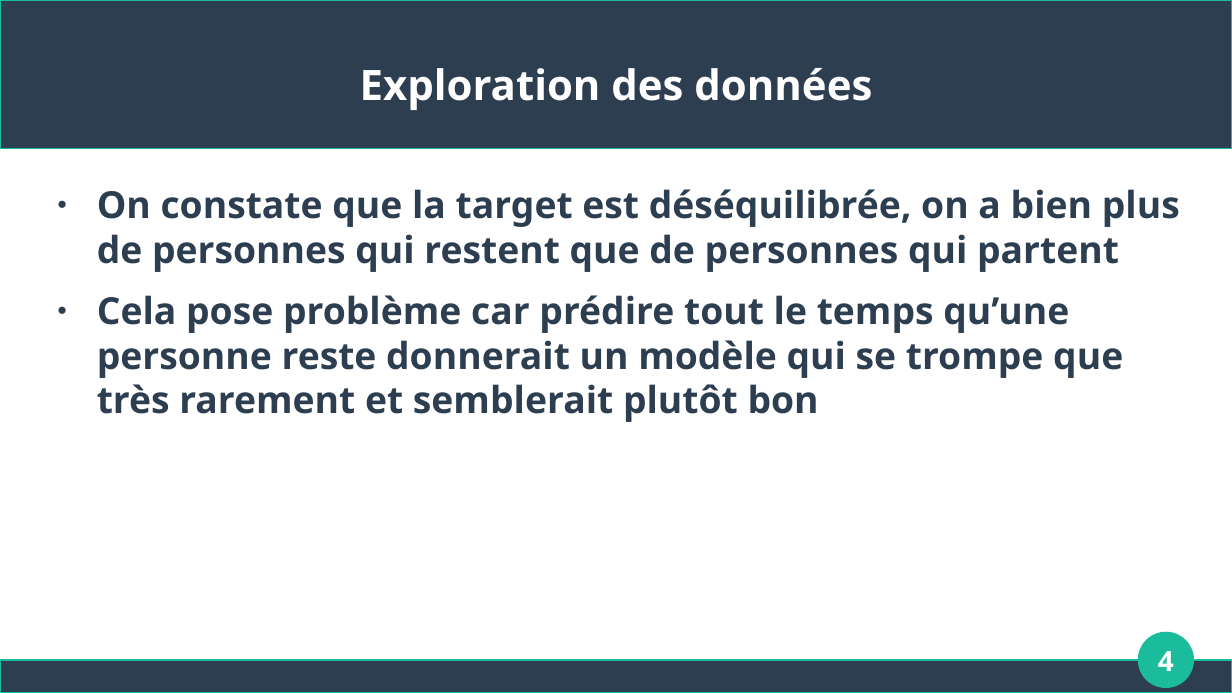
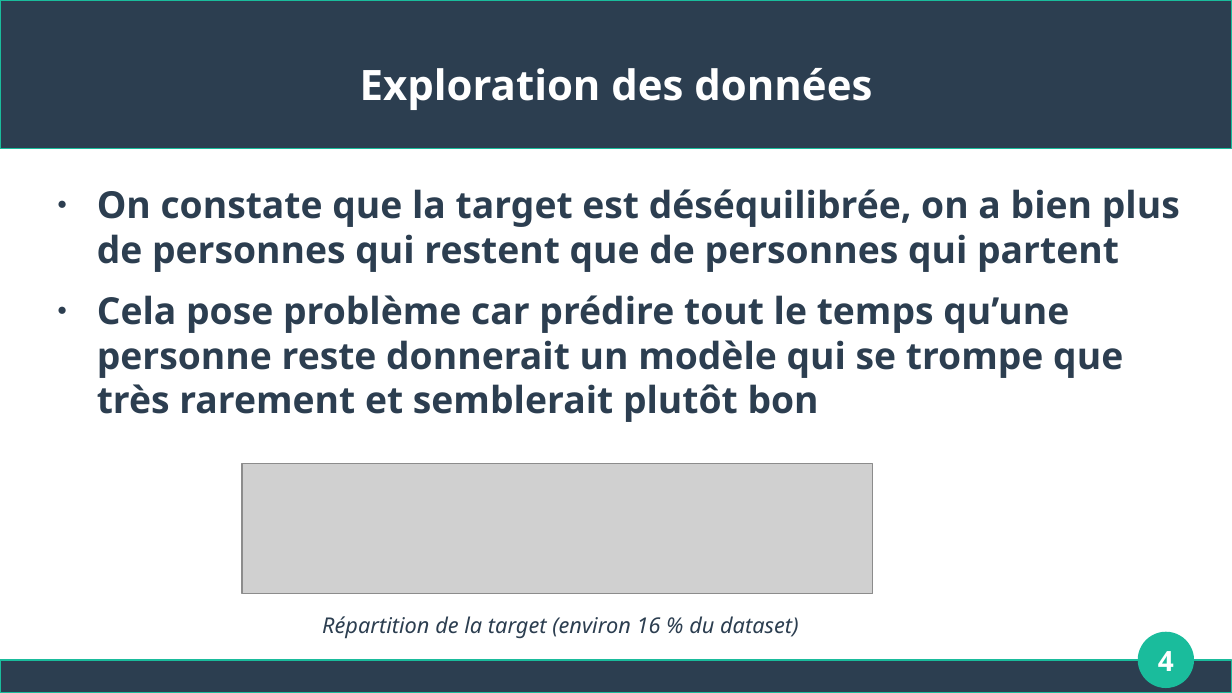
Before and after one commit to Apinsun/Projet4, a slide deck: slide 4 of presentation.odp. Drawn at 1232x693 pixels with LibreOffice and Linux fonts; fonts in the diff are those of the drawing; grey boxes stand for pictures. Boxes give left, top, right and bottom in pixels: in the first picture for what was removed or moved away, otherwise in the second. Text is boxed around its words. In the diff, an @@ line names an element or a change of style, - is before the commit and + after.

```diff
--- a/presentation.odp
+++ b/presentation.odp
@@ picture added at box(243, 464, 874, 595) @@
@@ text added at box(322, 616, 799, 639), 14 pt, text #2C3E50, italic @@
+Répartition de la target (environ 16 % du dataset)
```
Also in this commit, not shown: 1 other slide changed.
